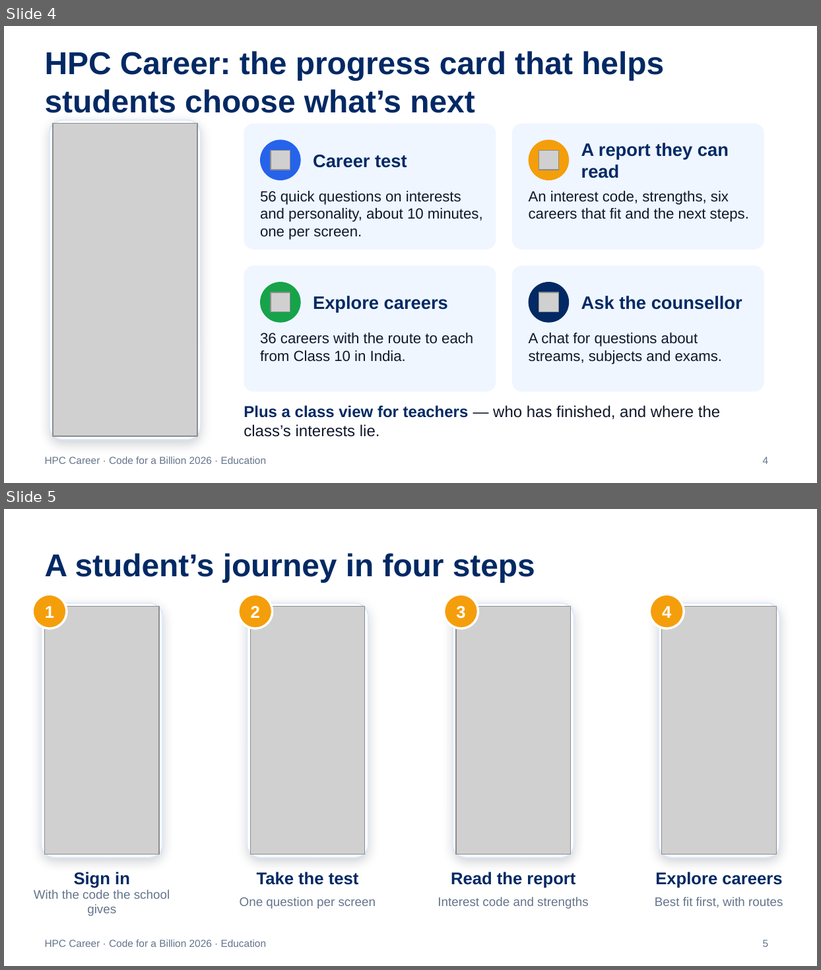
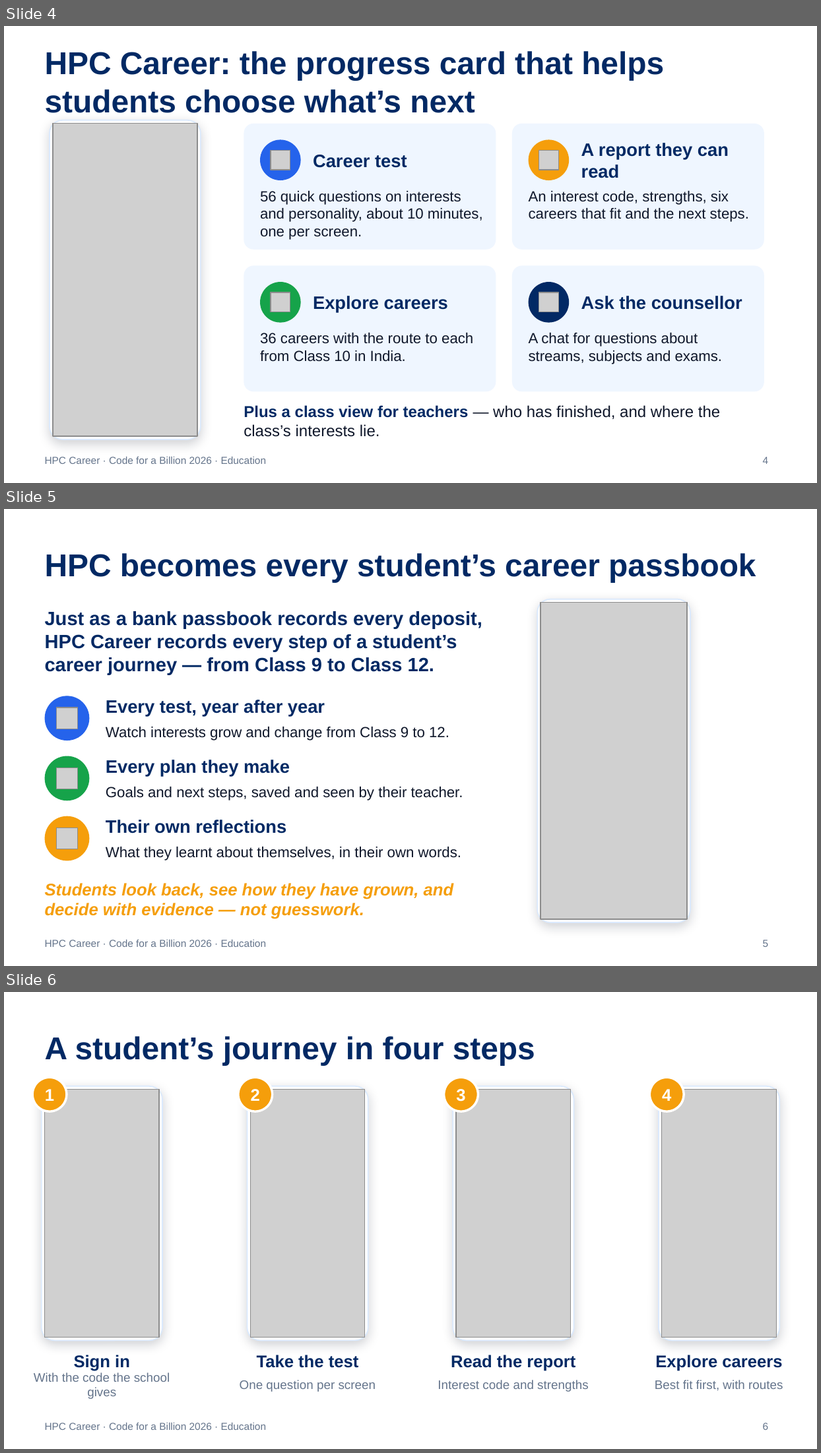
Before and after one commit to om-1115/hpc-career-agent, a slide deck: docs/HPC-Career-Explainer.pptx. Shown one above the other, each under a label of ours: slides 4 and 5 before the commit, slides 4, 5 and 6 after it. The pictures are 821x970 and 821x1453 pixels, drawn with LibreOffice and Linux fonts; fonts in the diff are those of the drawing; grey boxes stand for pictures. Boxes give left, top, right and bottom in pixels: in the first picture for what was removed or moved away, otherwise in the second. Text is boxed around its words. In the diff, an @@ line names an element or a change of style, - is before the commit and + after.

Commit message:
Career passbook; deck and video explain RIASEC, psychometrics and guidance
- Career passbook: just as a bank passbook records every deposit, HPC Career
  now records every step of a student's career journey — every test (a retake
  keeps the old one), every saved plan and their own reflections — on a dated
  timeline on the Career tab (GET /api/passbook, POST /api/passbook/reflections).
  The demo seed gives S002 a journey from Class 9.
- Deck (17 slides): new slides on the passbook, Holland's RIASEC types,
  psychometrics done responsibly (what is measured, how it is scored,
  safeguards) and how the app guides a student step by step.
- Video (2:56, under the 3-minute limit): new scenes for the passbook, the
  career psychology behind the test and the six guidance steps.
- README: the passbook, and how the repository meets each judging criterion.
- CI: actions bumped to v7.

```diff
--- a/docs/HPC-Career-Explainer.pptx
+++ b/docs/HPC-Career-Explainer.pptx
@@ slide 5 added at (4, 509, 817, 966), background #FFFFFF; not listed: 1 template element that a slide beside it also shows @@
@@ title added at (45, 553, 756, 582), 28 pt, text #022964, bold @@
+HPC becomes every student’s career passbook
@@ rounded rectangle added at (537, 599, 690, 923), fill #FFFFFF, outline #DBEAFE 1 pt @@
@@ picture added at (541, 603, 687, 920) @@
@@ text added at (45, 611, 482, 675), 17 pt, text #022964, bold @@
+Just as a bank passbook records every deposit, HPC Career records every step of a student’s career journey — from Class 9 to Class 12.
@@ ellipse added at (45, 696, 89, 741), fill #2563EB @@
@@ text added at (106, 700, 325, 716), 16 pt, text #022964, bold @@
+Every test, year after year
@@ picture added at (56, 708, 77, 729) @@
@@ text added at (106, 727, 450, 741), 13 pt, text #0F172A @@
+Watch interests grow and change from Class 9 to 12.
@@ ellipse added at (45, 757, 89, 801), fill #16A34A @@
@@ text added at (106, 760, 290, 776), 16 pt, text #022964, bold @@
+Every plan they make
@@ picture added at (56, 768, 77, 789) @@
@@ text added at (106, 787, 463, 801), 13 pt, text #0F172A @@
+Goals and next steps, saved and seen by their teacher.
@@ ellipse added at (45, 817, 89, 861), fill #F59E0B @@
@@ text added at (106, 820, 286, 834), 16 pt, text #022964, bold @@
+Their own reflections
@@ picture added at (56, 828, 77, 849) @@
@@ text added at (106, 847, 461, 861), 13 pt, text #0F172A @@
+What they learnt about themselves, in their own words.
@@ text added at (45, 883, 454, 920), 15 pt, text #F59E0B, bold, italic @@
+Students look back, see how they have grown, and decide with evidence — not guesswork.
@@ page number added at (763, 940, 769, 947), 9 pt, text #64748B @@
+5
@@ what was slide 5 is now slide 6 @@
@@ page number at (763, 1423, 769, 1430): text changed @@
-5
+6
```
Also in this commit, not shown: 1 slide changed, 3 other slides added, 16 other files.
